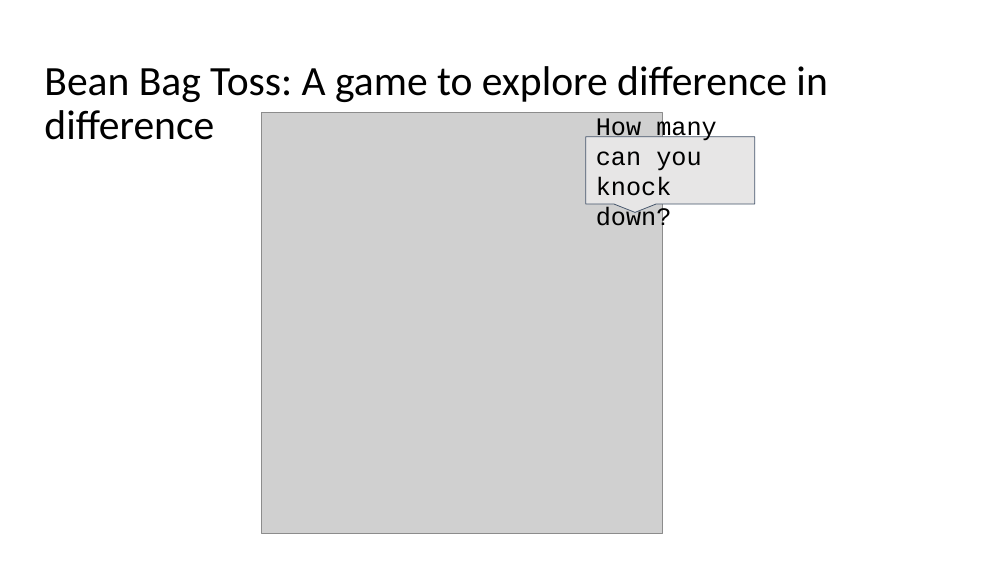
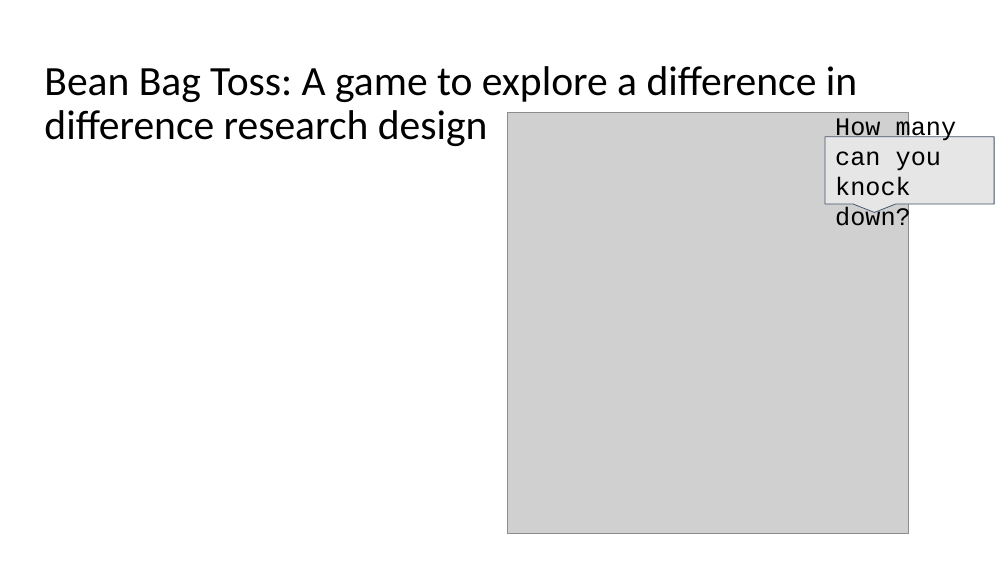
Before and after one commit to uchicago-dsi/data4all, a slide deck: slide 2 of Case 1 - Cholera/Lesson 6/Spark Activities/Spark_Lesson6.pptx. Drawn at 1008x567 pixels with LibreOffice and Linux fonts; fonts in the diff are those of the drawing; grey boxes stand for pictures. Boxes give left, top, right and bottom in pixels: in the first picture for what was removed or moved away, otherwise in the second. Text is boxed around its words. In the diff, an @@ line names an element or a change of style, - is before the commit and + after.

```diff
--- a/Case 1 - Cholera/Lesson 6/Spark Activities/Spark_Lesson6.pptx
+++ b/Case 1 - Cholera/Lesson 6/Spark Activities/Spark_Lesson6.pptx
@@ title at box(44, 66, 857, 146): text changed @@
-Bean Bag Toss: A game to explore difference in difference
+Bean Bag Toss: A game to explore a difference in difference research design
@@ picture: place and size @@
-picture at box(262, 112, 662, 533)
+picture at box(507, 112, 908, 533)
@@ speech box "How many can you knock ...": place and size @@
-speech box "How many can you knock ..." at box(586, 137, 755, 204)
+speech box "How many can you knock ..." at box(825, 137, 994, 204)
```
Also in this commit, not shown: 2 other slides changed, 1 other file.
